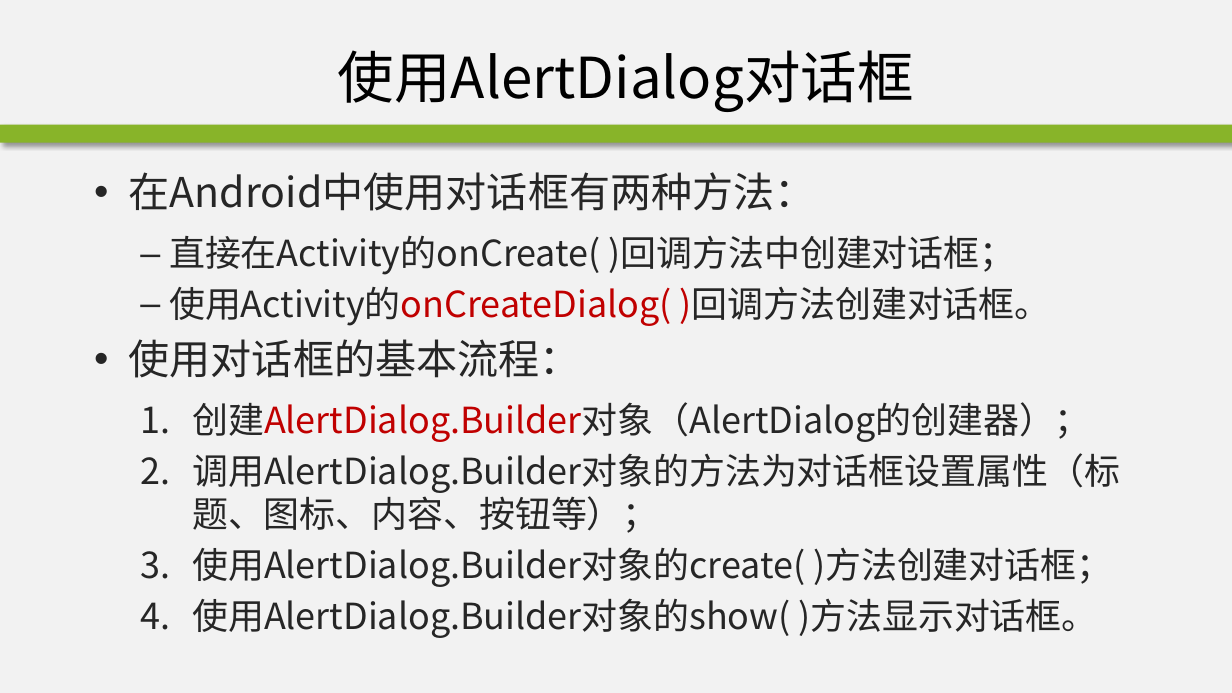
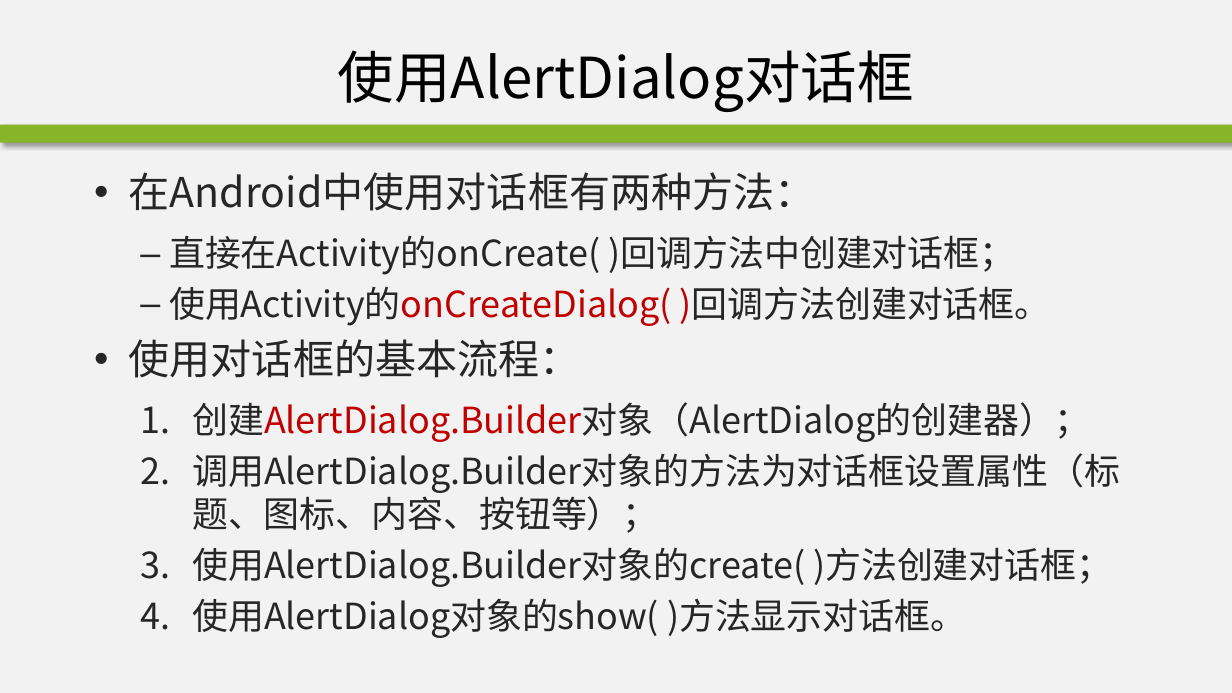
Before and after one commit to edu2act/course-android, a slide deck: slide 8 of materials/slides/ch02-4.pptx. Drawn at 1232x693 pixels with LibreOffice and Linux fonts; fonts in the diff are those of the drawing; background and template pictures are left out. Boxes give left, top, right and bottom in pixels: in the first picture for what was removed or moved away, otherwise in the second. Text is boxed around its words. In the diff, an @@ line names an element or a change of style, - is before the commit and + after.

```diff
--- a/materials/slides/ch02-4.pptx
+++ b/materials/slides/ch02-4.pptx
@@ text at bbox=[192, 598, 966, 638]: text changed @@
-  4. 使用AlertDialog.Builder对象的show( )方法显示对话框。
+  4. 使用AlertDialog对象的show( )方法显示对话框。
```
Also in this commit, not shown: 17 other slides changed, 1 slide added, 1 other file.
